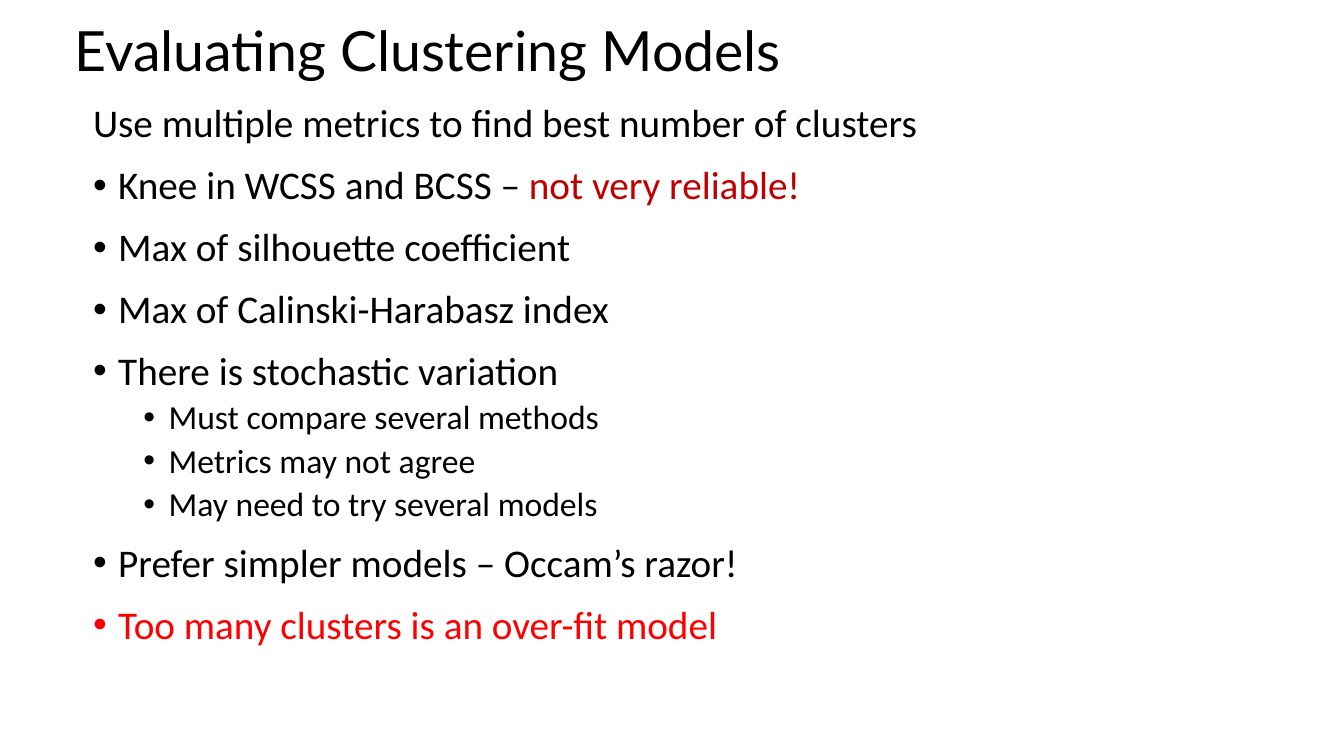
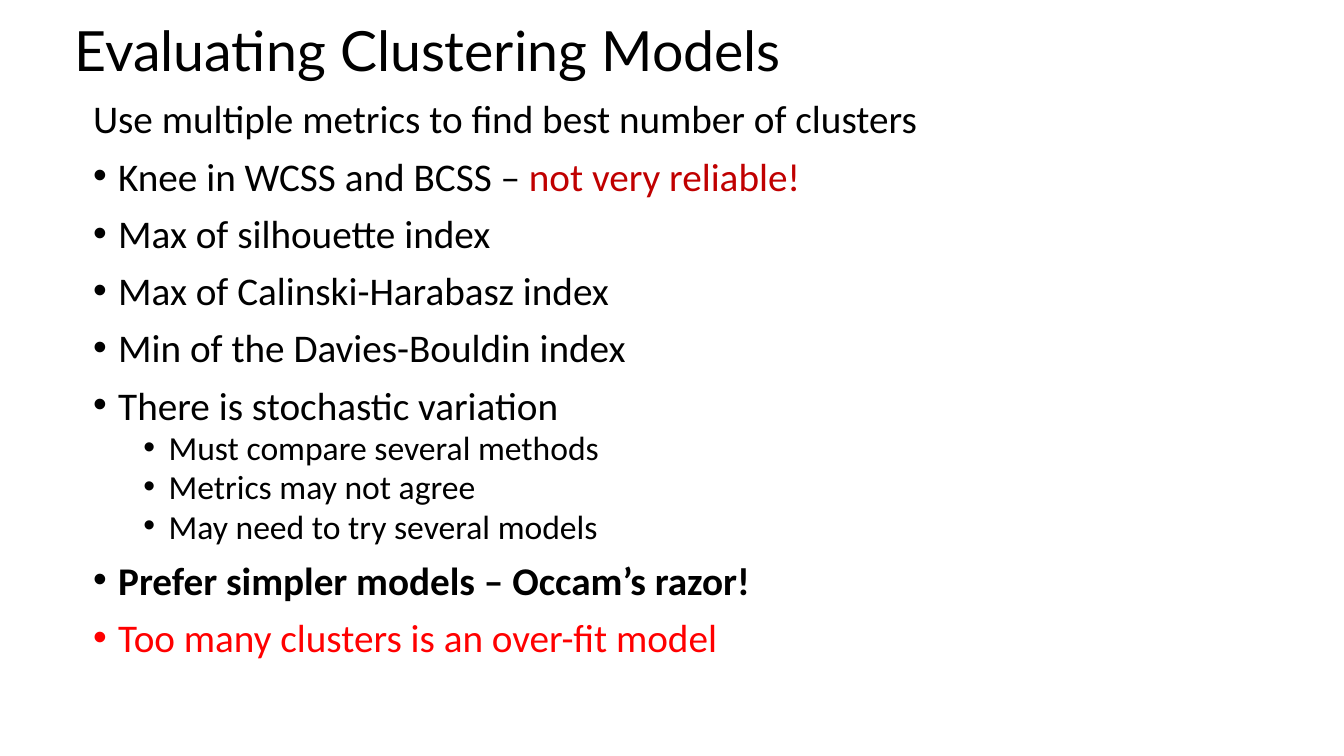
Before and after one commit to LucaComi/CSCI-E-108, a slide deck: slide 36 of slides/9_IntroductionToClustering_Part1.pptx (slide 34 before the commit). Drawn at 1344x756 pixels with LibreOffice and Linux fonts; fonts in the diff are those of the drawing. Boxes give left, top, right and bottom in pixels: in the first picture for what was removed or moved away, otherwise in the second. Text is boxed around its words. In the diff, an @@ line names an element or a change of style, - is before the commit and + after.

```diff
--- a/slides/9_IntroductionToClustering_Part1.pptx
+++ b/slides/9_IntroductionToClustering_Part1.pptx
@@ text at (93,105,916,659): bold on in "Prefer simpler models – Occam’s razor!"; line spacing 0.9 to 0.8 @@
@@ text at (118,220,490,249): text changed @@
-• Max of silhouette coefficient
+• Max of silhouette index
@@ text at (118,334,626,363): paragraph added @@
+• Min of the Davies-Bouldin index
```
Also in this commit, not shown: 3 other slides changed, 3 slides added.
